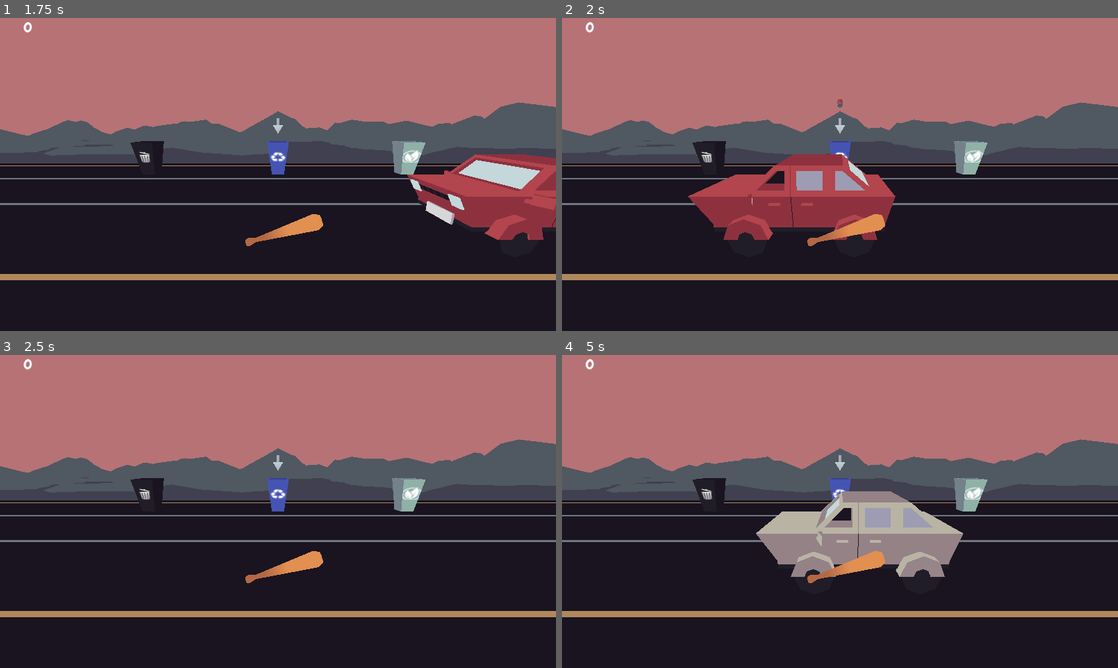
Above: before the commit, frames 1-4 (two rows, left to right).
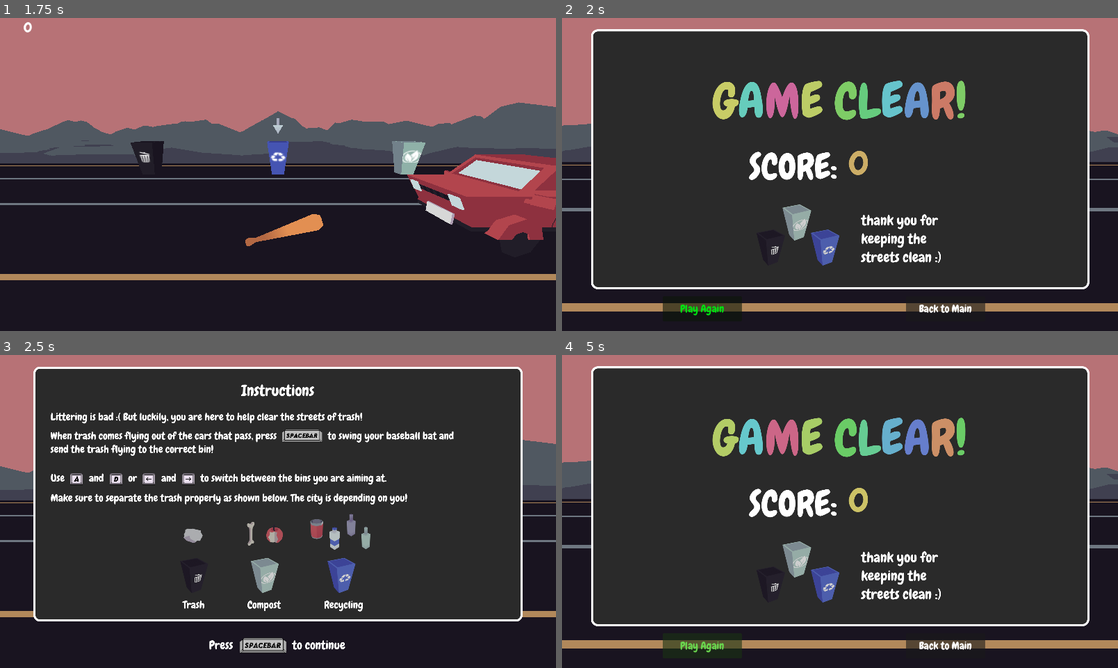
Above: after the commit, the same moments.

Repository: Manas701/SVCGameJam
Game: Godot game, scene res://scenes/main menu.tscn
Same seed, same stepped clock (60 frames per second), same inputs: the game is played once before the commit and once after it. Sound files missing from this copy of the repository are replaced by a short silence.
Inputs (mouse positions are in pixels of both pictures, inside the frame that each line leads up to):
- Up to frame 1 (1.75 s): click "Play Game" at 0.5 s; tap Enter at 1.25 s; hold Right (select_right) from 1.28 s (still down); hold Space (startGame) from 1.28 s (still down)
- Up to frame 2 (2 s): keep holding Right (select_right); keep holding Space (startGame)
- Up to frame 3 (2.5 s): release Right (select_right) at 2 s; release Space (startGame) at 2 s; click (139, 646) at 2 s, where only the run after the commit has a clickable "Play Again"
- Up to frame 4 (5 s): hold Left (select_left) 2.78-3.5 s; tap Space (startGame) at 2.85 s; click (701, 646) at 3.5 s, where only the run after the commit has a clickable "Play Again"; hold Right (select_right) from 4.28 s (still down); hold Space (startGame) from 4.28 s (still down)

Frame 1 is identical in both runs. In frame 2, 53% of the frame differs, in the area x 0-100%, y 1-96%; in frame 3, 44%; in frame 4, 53%.

Commit message:
HELP
help

Diff:
--- a/assets/scripts/bat.gd
+++ b/assets/scripts/bat.gd
@@ -13,6 +13,8 @@
 func _input(event):
 	if (event.is_action_pressed("swing") && (get_rotation_degrees() == ogRotation)):
 		swing()
+		$AudioStreamPlayer2.play()
+
 
 func swing():
 	tween = create_tween()
--- a/assets/scripts/trashPrefab.gd
+++ b/assets/scripts/trashPrefab.gd
@@ -5,7 +5,6 @@
 var trash_type: Node
 var chosenTrash: CharacterBody3D
 var wasBatted = false
-var selectedBin: Node3D
 
 @export var hittable: bool = false
 
@@ -16,7 +15,9 @@
 	#randomize()
 	var trashOptions = get_tree().get_nodes_in_group("trashObjects")
 	chosenTrash = trashOptions[randi() % trashOptions.size()]
+	print("before set visible: " + str(chosenTrash.is_visible_in_tree()) + str(chosenTrash))
 	chosenTrash.visible = true
+	print("after set visible: " + str(chosenTrash.is_visible_in_tree()))
 
 func _input(event):
 	if event.is_action_pressed("swing") && (anim.get_current_animation()=="throw_trash") && hittable:
@@ -24,12 +25,11 @@
 
 func hit():
 	wasBatted = true
-	selectedBin = get_parent().get_parent().get_node(get_parent().get_parent().get_node("PlayerInput").whichBin)
 	anim.play(get_parent().get_parent().get_node("PlayerInput").whichAnim)
 
 func on_trash_landed(_event):
 	if (wasBatted):
-		if (chosenTrash.trash_type == selectedBin.trash_type):
+		if (chosenTrash.trash_type == get_parent().get_parent().get_node(get_parent().get_parent().get_node("PlayerInput").whichBin).trash_type):
 			get_parent().get_parent().get_node("HitText/AnimationPlayer").play("popup")
 			print("Right Bin! :)")
 			Scorer.score += 1
--- /dev/null
+++ b/scenes/RichTextLabel2.gd
@@ -0,0 +1,11 @@
+extends RichTextLabel
+
+
+# Called when the node enters the scene tree for the first time.
+func _ready():
+	pass
+
+
+# Called every frame. 'delta' is the elapsed time since the previous frame.
+func _process(delta):
+	text = "[rainbow freq=1 sat=0.5]" + str(Scorer.score)
--- a/scenes/endGameUI.tscn
+++ b/scenes/endGameUI.tscn
@@ -1,8 +1,9 @@
-[gd_scene load_steps=5 format=3 uid="uid://csmhoeo7vg0tr"]
+[gd_scene load_steps=6 format=3 uid="uid://c62qejis385xw"]
 
 [ext_resource type="Texture2D" uid="uid://br3nct5rewwt0" path="res://assets/2DAssets/endgame.png" id="1_rc44r"]
 [ext_resource type="FontFile" uid="uid://brlxgerq8nwag" path="res://assets/fonts/Chewy-Regular.ttf" id="2_jgoi1"]
 [ext_resource type="Script" path="res://assets/scripts/backButton.gd" id="3_72suu"]
+[ext_resource type="Script" path="res://scenes/RichTextLabel2.gd" id="3_nsnjm"]
 [ext_resource type="Script" path="res://assets/scripts/startButton.gd" id="3_xaf4k"]
 
 [node name="endGame" type="Control"]
@@ -28,7 +29,18 @@
 bbcode_enabled = true
 text = "[wave] [rainbow freq=1 sat=0.5]GAME CLEAR!"
 
+[node name="RichTextLabel2" type="RichTextLabel" parent="Endgame"]
+offset_left = 37.0
+offset_top = -81.0
+offset_right = 486.0
+offset_bottom = 155.0
+theme_override_fonts/normal_font = ExtResource("2_jgoi1")
+theme_override_font_sizes/normal_font_size = 150
+bbcode_enabled = true
+script = ExtResource("3_nsnjm")
+
 [node name="backButton" type="Button" parent="."]
+layout_mode = 0
 offset_left = 792.0
 offset_top = 640.0
 offset_right = 974.0
@@ -41,6 +53,7 @@
 
 [node name="startButton" type="Button" parent="."]
 modulate = Color(0.435294, 0.882353, 0.321569, 1)
+layout_mode = 0
 offset_left = 232.0
 offset_top = 640.0
 offset_right = 414.0
--- a/scenes/manasScene.tscn
+++ b/scenes/manasScene.tscn
@@ -1,16 +1,18 @@
-[gd_scene load_steps=22 format=3 uid="uid://cmk3w3urbdkri"]
+[gd_scene load_steps=24 format=3 uid="uid://cmk3w3urbdkri"]
 
+[ext_resource type="Script" path="res://scenes/manasScene.gd" id="1_4r1ej"]
 [ext_resource type="Script" path="res://assets/scripts/trash.gd" id="2_tnpwx"]
 [ext_resource type="Script" path="res://assets/scripts/bat.gd" id="2_whjhi"]
-[ext_resource type="PackedScene" path="res://prefabs/bin_recycle.tscn" id="6_018ci"]
+[ext_resource type="PackedScene" uid="uid://e74xo05y6nei" path="res://prefabs/bin_recycle.tscn" id="6_018ci"]
 [ext_resource type="PackedScene" uid="uid://hpv7wre553nk" path="res://prefabs/bat.tscn" id="7_5fts6"]
-[ext_resource type="PackedScene" path="res://prefabs/bin_compost.tscn" id="7_ke1kv"]
+[ext_resource type="PackedScene" uid="uid://blrsu6t7na4pf" path="res://prefabs/bin_compost.tscn" id="7_ke1kv"]
 [ext_resource type="Script" path="res://assets/scripts/ChangingBins.gd" id="7_kxg3g"]
-[ext_resource type="PackedScene" path="res://prefabs/bin_trash.tscn" id="8_nec8g"]
+[ext_resource type="AudioStream" uid="uid://buog3xyu85ib0" path="res://assets/AudioAssets/BAT HIT.wav" id="7_vgva4"]
+[ext_resource type="PackedScene" uid="uid://dcj2ftby2qt52" path="res://prefabs/bin_trash.tscn" id="8_nec8g"]
 [ext_resource type="PackedScene" uid="uid://ci0dyooqj357r" path="res://prefabs/car_spawner.tscn" id="10_gh5mt"]
-[ext_resource type="PackedScene" path="res://prefabs/street_environment.tscn" id="11_0d368"]
+[ext_resource type="PackedScene" uid="uid://vx8thkpwhynj" path="res://prefabs/street_environment.tscn" id="11_0d368"]
 [ext_resource type="Material" uid="uid://cfrmr730rvkhs" path="res://assets/3DAssets/models_obj/textures/textureMaterial.tres" id="13_crcg0"]
-[ext_resource type="PackedScene" uid="uid://xv0tk6gk4pe7" path="res://prefabs/ui_arrow.tscn" id="13_lmqbc"]
+[ext_resource type="PackedScene" path="res://prefabs/ui_arrow.tscn" id="13_lmqbc"]
 [ext_resource type="PackedScene" path="res://prefabs/trash_spawner.tscn" id="14_6iui7"]
 [ext_resource type="Script" path="res://assets/scripts/Scorer.gd" id="15_x33cw"]
 [ext_resource type="FontFile" uid="uid://brlxgerq8nwag" path="res://assets/fonts/Chewy-Regular.ttf" id="16_60uhs"]
@@ -49,7 +51,7 @@
 tracks/0/loop_wrap = true
 tracks/0/keys = {
 "times": PackedFloat32Array(0, 0.1, 0.4, 0.5),
-"transitions": PackedFloat32Array(0.466516, 1, 0.482968, 1),
+"transitions": PackedFloat32Array(0.170755, 1, 0.148651, 1),
 "update": 0,
 "values": [Vector3(0, -1, -6.73659), Vector3(0, 3, -6.737), Vector3(0, 3, -6.737), Vector3(0, -1, -6.737)]
 }
@@ -60,6 +62,7 @@
 }
 
 [node name="manasScene" type="Node3D"]
+script = ExtResource("1_4r1ej")
 
 [node name="Camera3D" type="Camera3D" parent="."]
 transform = Transform3D(1, 0, 0, 0, 0.97381, 0.227365, 0, -0.227365, 0.97381, 0, 1.44543, 1.33061)
@@ -84,6 +87,9 @@
 [node name="Bat" parent="." instance=ExtResource("7_5fts6")]
 transform = Transform3D(0.315285, 0.948997, 0, -0.948997, 0.315285, 0, 0, 0, 1, -0.405409, 0, -1.01362)
 script = ExtResource("2_whjhi")
+
+[node name="AudioStreamPlayer2" type="AudioStreamPlayer" parent="Bat"]
+stream = ExtResource("7_vgva4")
 
 [node name="CollisionBox" type="Area3D" parent="Bat"]
 transform = Transform3D(4, 0, 0, 0, 4, 0, 0, 0, 4, 0, 0.5, 0)
@@ -130,7 +136,7 @@
 script = ExtResource("16_kdtlo")
 
 [node name="MissText" type="Label3D" parent="."]
-transform = Transform3D(1, 0, 0, 0, 1, 0, 0, 0, 1, 0, -1, -6.73659)
+transform = Transform3D(1, 0, 0, 0, 1, 0, 0, 0, 1, 0, -1, -6.737)
 modulate = Color(0.941176, 0.223529, 0.219608, 1)
 text = "Miss!"
 font = ExtResource("16_60uhs")
@@ -157,5 +163,6 @@
 
 [connection signal="body_entered" from="Bat/CollisionBox" to="Bat" method="_on_body_entered"]
 [connection signal="body_exited" from="Bat/CollisionBox" to="Bat" method="_on_body_exited"]
+[connection signal="finished" from="Trash_Spawner/Conductor" to="." method="_on_conductor_finished"]
 
 [editable path="Trash_Spawner"]
Not shown: 1 places in prefabs/world_environment.tres that only renumber resources
Not shown: 1 places in scenes/endGame.tscn that only renumber resources
Not shown: 1 places in scenes/main menu.tscn that only renumber resources
